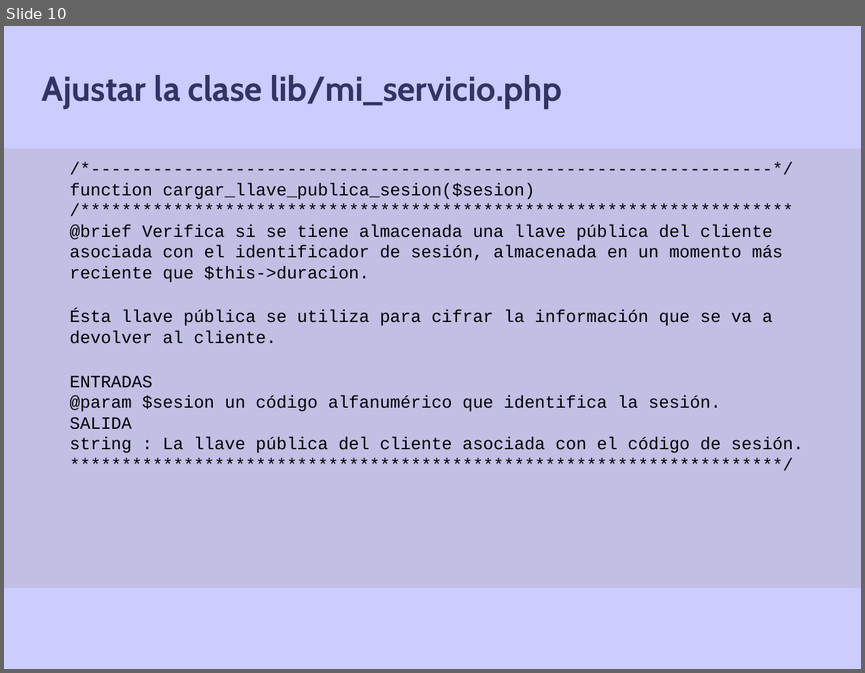
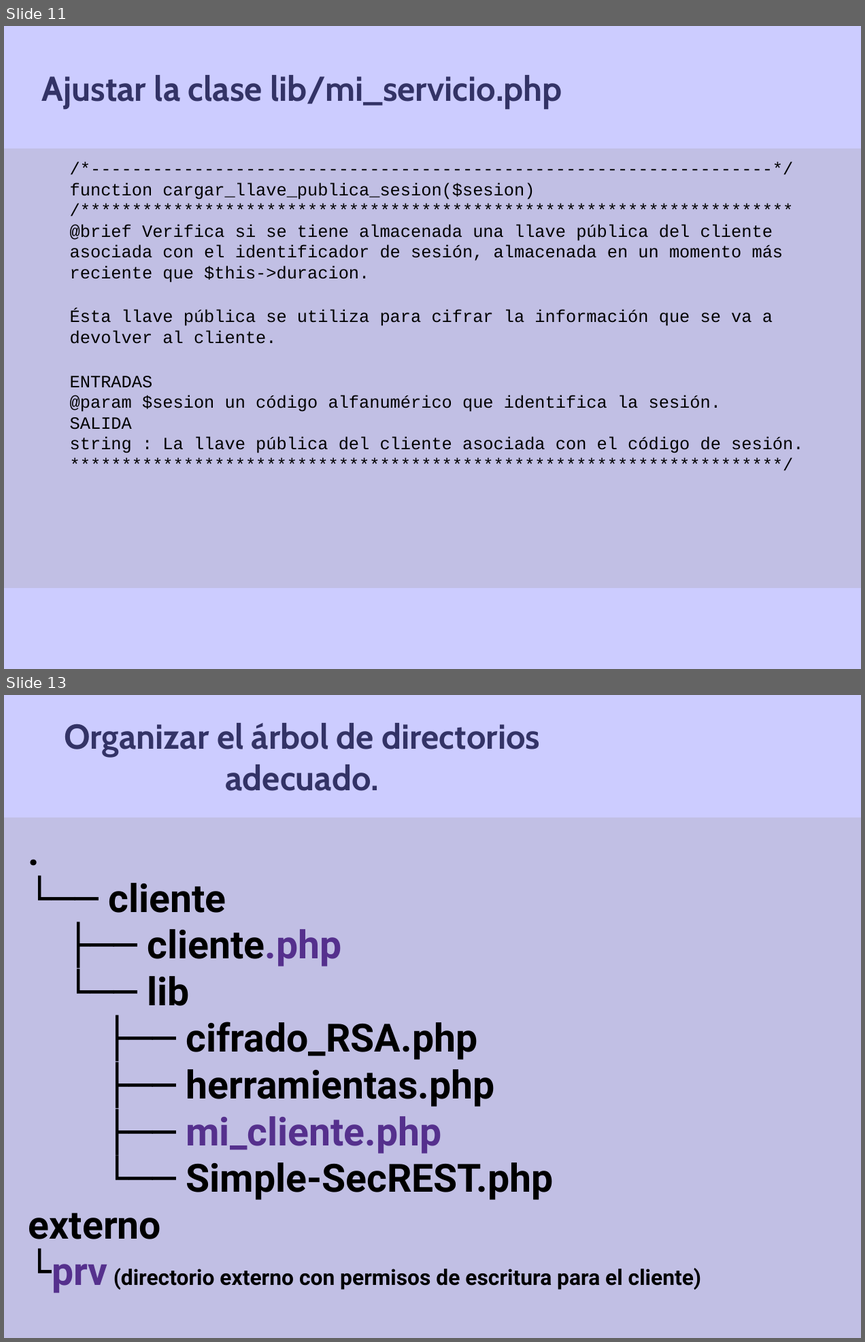
Before and after one commit to gramo44/Simple-SecREST, a slide deck: 2021.10.20-Tutorial_Simple-SecREST.odp. Shown one above the other, each under a label of ours: slide 10 before the commit, slides 11 and 13 after it; the slides between them are not shown. The pictures are 865x673 and 865x1342 pixels, drawn with LibreOffice and Linux fonts; fonts in the diff are those of the drawing; background and template pictures are left out. Boxes give left, top, right and bottom in pixels: in the first picture for what was removed or moved away, otherwise in the second. Text is boxed around its words. In the diff, an @@ line names an element or a change of style, - is before the commit and + after.

Commit message:
Tutorial update
Added the client implementation description

```diff
--- a/2021.10.20-Tutorial_Simple-SecREST.odp
+++ b/2021.10.20-Tutorial_Simple-SecREST.odp
@@ slide 13 added at box(4, 695, 861, 1338), background picture (left out) @@
@@ title added at box(64, 723, 541, 791), 32 pt, text #333366, bold @@
+Organizar el árbol de directorios adecuado.
@@ text added at box(4, 817, 861, 1338), fill #B7B3CA at 50% opacity, 36 pt, text #000000, bold @@
+.
+└── cliente
+├── cliente.php
+└── lib
+├── cifrado_RSA.php
+├── herramientas.php
+├── mi_cliente.php
+└── Simple-SecREST.php
+externo
+└prv (directorio externo con permisos de escritura para el cliente)
@@ what was slide 10 is now slide 11 @@
```
Also in this commit, not shown: 5 slides changed, 4 other slides added, 1 other file.
